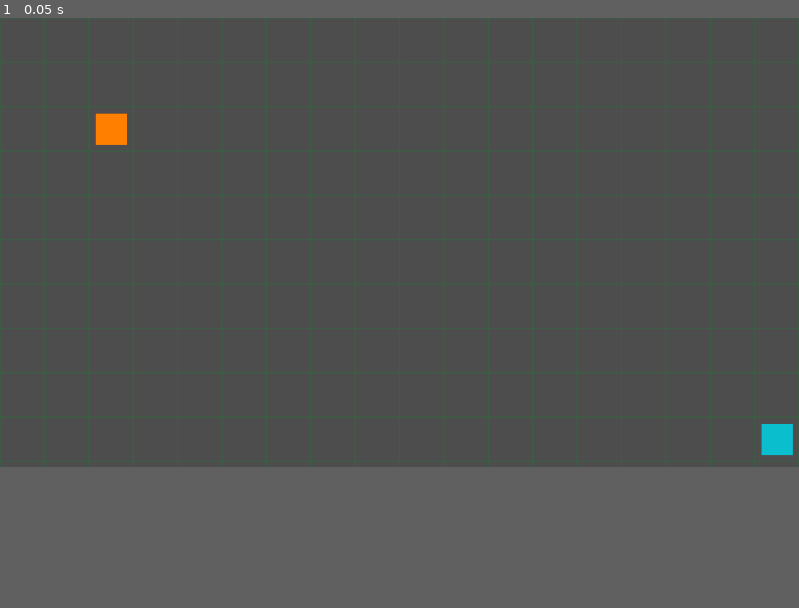
Above: before the commit, frame 1.
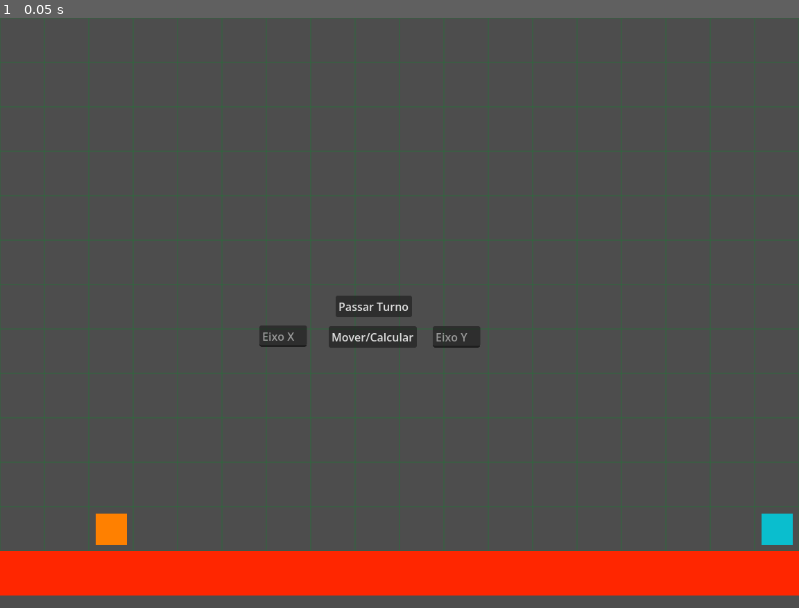
Above: after the commit, the same moment.

Repository: Olliver-0/matter-strike
Game: Godot game, scene res://level_manager.tscn
Two runs of this game, one before a commit and one after it. Both use one fixed random seed, a clock stepped at 60 frames per second and the inputs below. The project has no main scene, so this scene is started directly.
Inputs:
- Up to frame 1 (0.05 s): no input
In our replay, the window is 799x449 before the commit and 799x590 after it. These sizes can differ from the game's own. Grey fills any space a smaller window leaves; there, only what the larger window draws over its background counts as a difference.

The runs differ from the first frame. In frame 1, 9.6% of the frame differs, in the area x 0-100%, y 16-98%.

Commit message:
Feat: Adiciona grid, personagens, chao e logica de turno

Diff:
--- /dev/null
+++ b/level_manager.gd
@@ -0,0 +1,32 @@
+extends Node
+
+# Captura os dois atores e o painel
+@onready var engineer1 = $Engineer1
+@onready var engineer2 = $Engineer2
+@onready var terminal_ui = $TerminalUI
+
+func _ready() -> void:
+	# Escuta as ordens do terminal
+	terminal_ui.move_command_issued.connect(_on_terminal_command_issued)
+	terminal_ui.end_turn_requested.connect(_on_end_turn_requested)
+
+	# Escuta o estado do jogo (Opcional: imprime no ecrã de quem é a vez)
+	GameState.turn_changed.connect(_on_turn_changed)
+
+func _on_terminal_command_issued(target_x: int, target_y: int) -> void:
+	var nova_coordenada = Vector2(target_x, target_y)
+
+	# LÓGICA DE TURNO: Pergunta ao GameState de quem é a vez [cite: 52]
+	if GameState.current_turn == 1:
+		print("Léo (Jogador 1) a iniciar manobra.")
+		engineer1.attempt_move(nova_coordenada)
+	elif GameState.current_turn == 2:
+		print("Sophie (Jogador 2) a iniciar manobra.")
+		engineer2.attempt_move(nova_coordenada)
+
+func _on_end_turn_requested() -> void:
+	# Manda o Singleton global virar o turno e recarregar energia [cite: 229, 232]
+	GameState.end_turn()
+
+func _on_turn_changed(new_turn: int) -> void:
+	print("--- TURNO PASSADO! Agora é a vez do Jogador: ", new_turn, " ---")
--- a/level_manager.tscn
+++ b/level_manager.tscn
@@ -2,16 +2,27 @@
 
 [ext_resource type="Script" uid="uid://05tsoa3s8w7m" path="res://grid_renderer.gd" id="1_3maf5"]
 [ext_resource type="PackedScene" uid="uid://5k8lf26tmvrd" path="res://engineer.tscn" id="1_fvluo"]
+[ext_resource type="Script" uid="uid://cdw824okdgt7s" path="res://level_manager.gd" id="1_k1abw"]
+[ext_resource type="PackedScene" uid="uid://dua0cbx2ekiht" path="res://terminal_ui.tscn" id="4_5x5fn"]
 
 [node name="LevelManager" type="Node" unique_id=1567176229]
+script = ExtResource("1_k1abw")
 
 [node name="GridRenderer" type="Node2D" parent="." unique_id=1063518231]
 script = ExtResource("1_3maf5")
 
+[node name="Ground" type="ColorRect" parent="." unique_id=1053713388]
+offset_top = 768.0
+offset_right = 1280.0
+offset_bottom = 832.0
+color = Color(1, 0.14901961, 0, 1)
+
 [node name="Engineer1" parent="." unique_id=2074585821 instance=ExtResource("1_fvluo")]
-logical_position = Vector2(2, 2)
+logical_position = Vector2(2, 11)
 
 [node name="Engineer2" parent="." unique_id=337870365 instance=ExtResource("1_fvluo")]
 player_id = 2
 theme_color = Color(0.039312236, 0.7448303, 0.80724716, 1)
-logical_position = Vector2(17, 9)
+logical_position = Vector2(17, 11)
+
+[node name="TerminalUI" parent="." unique_id=44111674 instance=ExtResource("4_5x5fn")]
--- a/project.godot
+++ b/project.godot
@@ -19,6 +19,10 @@
 MaterialsTable="*uid://b6uoayaul7v86"
 GameState="*uid://c2tcluviyhprt"
 
+[display]
+
+window/size/viewport_height=850
+
 [physics]
 
 3d/physics_engine="Jolt Physics"
--- /dev/null
+++ b/terminal_ui.gd
@@ -0,0 +1,27 @@
+extends Control
+
+signal move_command_issued(target_x: int, target_y: int)
+signal end_turn_requested() # Novo sinal criado!
+
+@onready var input_x: LineEdit = $InputX
+@onready var input_y: LineEdit = $InputY
+@onready var btn_move: Button = $BtnMove
+@onready var btn_end_turn: Button = $BtnEndTurn # Referência ao novo botão
+
+func _ready() -> void:
+	btn_move.pressed.connect(_on_btn_move_pressed)
+	# Conecta o clique do novo botão diretamente à emissão do sinal
+	btn_end_turn.pressed.connect(func(): end_turn_requested.emit())
+
+func _on_btn_move_pressed() -> void:
+	if input_x.text.is_empty() or input_y.text.is_empty():
+		print("Erro: Introduza os dois eixos!")
+		return
+
+	var x_val: int = int(input_x.text)
+	var y_val: int = int(input_y.text)
+
+	move_command_issued.emit(x_val, y_val)
+
+	input_x.text = ""
+	input_y.text = ""
--- /dev/null
+++ b/terminal_ui.tscn
@@ -0,0 +1,44 @@
+[gd_scene format=3 uid="uid://dua0cbx2ekiht"]
+
+[ext_resource type="Script" uid="uid://jx8p1feuijed" path="res://terminal_ui.gd" id="1_cv4nl"]
+
+[node name="TerminalUI" type="Control" unique_id=44111674]
+layout_mode = 3
+anchors_preset = 15
+anchor_right = 1.0
+anchor_bottom = 1.0
+grow_horizontal = 2
+grow_vertical = 2
+script = ExtResource("1_cv4nl")
+
+[node name="InputX" type="LineEdit" parent="." unique_id=122667180]
+layout_mode = 0
+offset_left = 374.0
+offset_top = 443.0
+offset_right = 442.5
+offset_bottom = 474.0
+placeholder_text = "Eixo X"
+
+[node name="InputY" type="LineEdit" parent="." unique_id=847863851]
+layout_mode = 0
+offset_left = 624.0
+offset_top = 444.0
+offset_right = 692.5
+offset_bottom = 475.0
+placeholder_text = "Eixo Y"
+
+[node name="BtnMove" type="Button" parent="." unique_id=433340920]
+layout_mode = 0
+offset_left = 474.0
+offset_top = 444.0
+offset_right = 601.0
+offset_bottom = 475.0
+text = "Mover/Calcular"
+
+[node name="BtnEndTurn" type="Button" parent="." unique_id=57217519]
+layout_mode = 0
+offset_left = 484.0
+offset_top = 400.0
+offset_right = 594.0
+offset_bottom = 431.0
+text = "Passar Turno"
Not shown, added: level_manager.gd.uid
Not shown, added: terminal_ui.gd.uid
